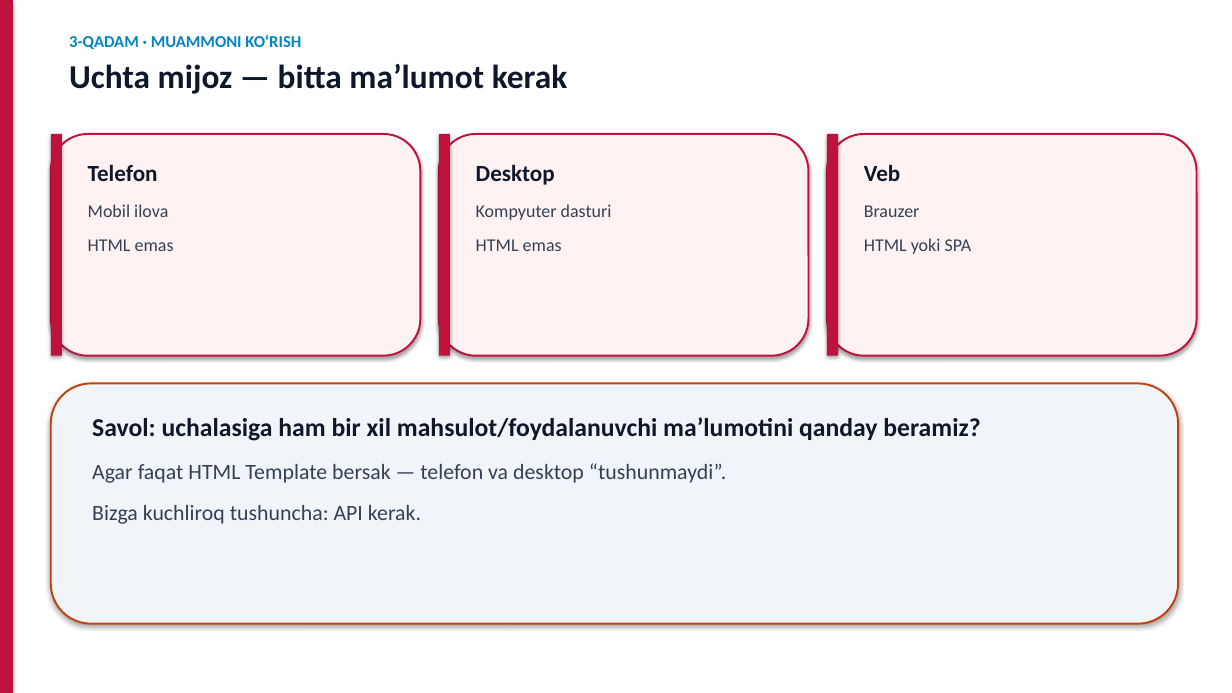
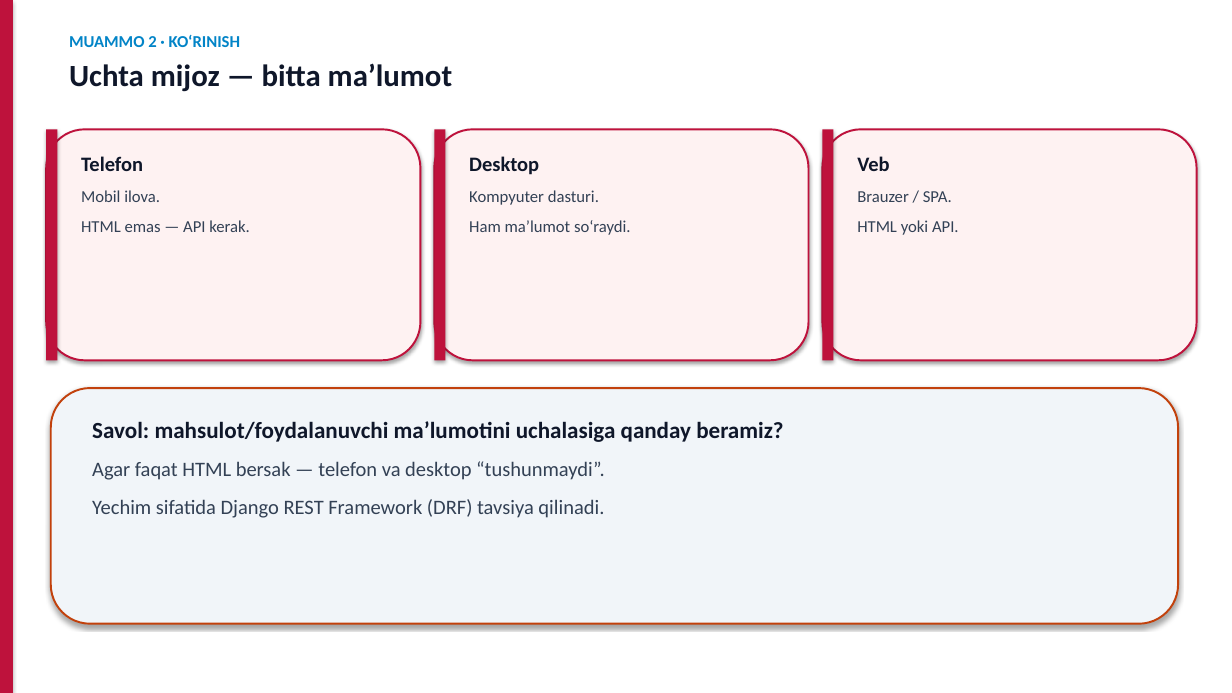
Before and after one commit to DilshodZokirov/bgalaxy-app, a slide deck: slide 14 of python-prezentatsiya/Python-Django-PBL-v5.pptx (slide 9 before the commit). Drawn at 1232x693 pixels with LibreOffice and Linux fonts; fonts in the diff are those of the drawing. Boxes give left, top, right and bottom in pixels: in the first picture for what was removed or moved away, otherwise in the second. Text is boxed around its words. In the diff, an @@ line names an element or a change of style, - is before the commit and + after.

```diff
--- a/python-prezentatsiya/Python-Django-PBL-v5.pptx
+++ b/python-prezentatsiya/Python-Django-PBL-v5.pptx
@@ text at [69,35,452,92]: text changed; size 26 to 24 pt @@
-3-QADAM · MUAMMONI KO‘RISH
-Uchta mijoz — bitta ma’lumot kerak
+MUAMMO 2 · KO‘RINISH
+Uchta mijoz — bitta ma’lumot
@@ rounded rectangle: place and size @@
-rounded rectangle at [51,134,421,356]
+rounded rectangle at [46,129,421,360]
@@ rectangle: place and size @@
-rectangle at [51,134,62,356]
+rectangle at [46,129,57,360]
@@ text "Telefon": place and size @@
-text "Telefon" at [88,164,174,251]
+text "Telefon" at [81,156,250,232]
@@ rounded rectangle: place and size @@
-rounded rectangle at [439,134,809,356]
+rounded rectangle at [434,129,809,360]
@@ rectangle: place and size @@
-rectangle at [439,134,450,356]
+rectangle at [434,129,445,360]
@@ text "Desktop": place and size @@
-text "Desktop" at [476,164,612,251]
+text "Desktop" at [469,156,631,235]
@@ rounded rectangle: place and size @@
-rounded rectangle at [827,134,1197,356]
+rounded rectangle at [823,129,1197,360]
@@ rectangle: place and size @@
-rectangle at [827,134,838,356]
+rectangle at [823,129,834,360]
@@ text "Veb": place and size @@
-text "Veb" at [864,164,972,254]
+text "Veb" at [857,156,959,235]
@@ text at [81,156,143,171]: size 18 to 16 pt in "Telefon"; less space between paragraphs @@
@@ text at [469,156,539,175]: size 18 to 16 pt in "Desktop"; less space between paragraphs @@
@@ text at [857,156,889,171]: size 18 to 16 pt in "Veb"; less space between paragraphs @@
@@ text at [81,190,250,232]: text changed; size 14 to 13 pt @@
-Mobil ilova
-HTML emas
+Mobil ilova.
+HTML emas — API kerak.
@@ text at [469,190,631,235]: text changed; size 14 to 13 pt @@
-Kompyuter dasturi
-HTML emas
+Kompyuter dasturi.
+Ham ma’lumot so‘raydi.
@@ text at [857,191,959,235]: text changed; size 14 to 13 pt @@
-Brauzer
-HTML yoki SPA
+Brauzer / SPA.
+HTML yoki API.
@@ rounded rectangle: place and size @@
-rounded rectangle at [51,384,1178,624]
+rounded rectangle at [51,388,1178,624]
@@ text at [92,421,783,518]: text changed; size 17 to 16 pt @@
-Savol: uchalasiga ham bir xil mahsulot/foydalanuvchi ma’lumotini qanday beramiz?
-Agar faqat HTML Template bersak — telefon va desktop “tushunmaydi”.
-Bizga kuchliroq tushuncha: API kerak.
+Savol: mahsulot/foydalanuvchi ma’lumotini uchalasiga qanday beramiz?
+Agar faqat HTML bersak — telefon va desktop “tushunmaydi”.
+Yechim sifatida Django REST Framework (DRF) tavsiya qilinadi.
```
Also in this commit, not shown: 5 other slides changed, 9 slides added, 7 slides removed, 4 other files.
